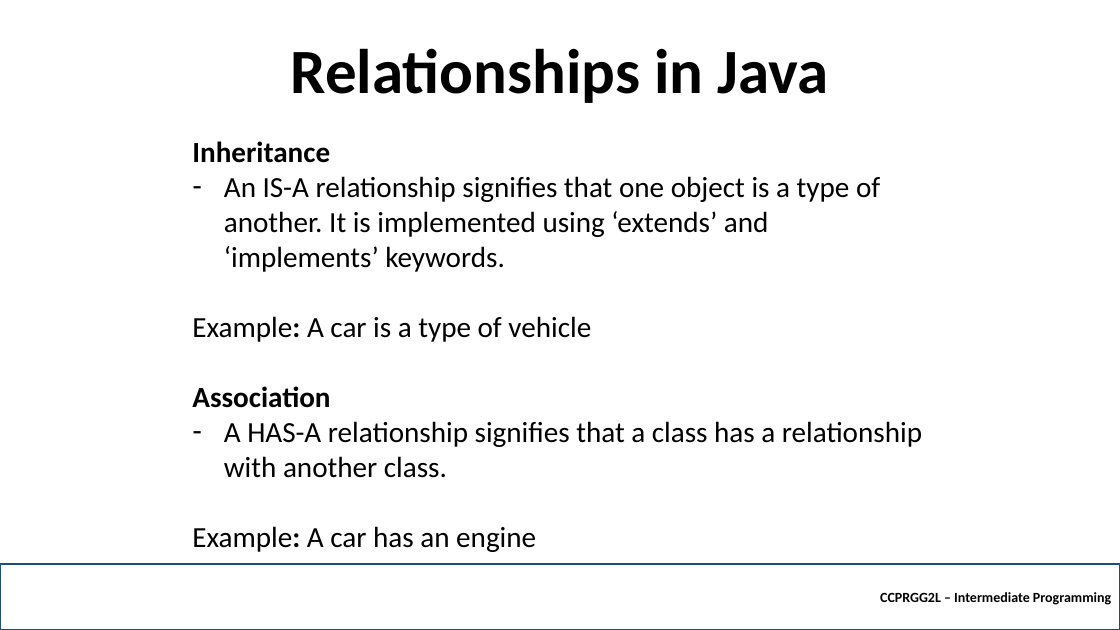
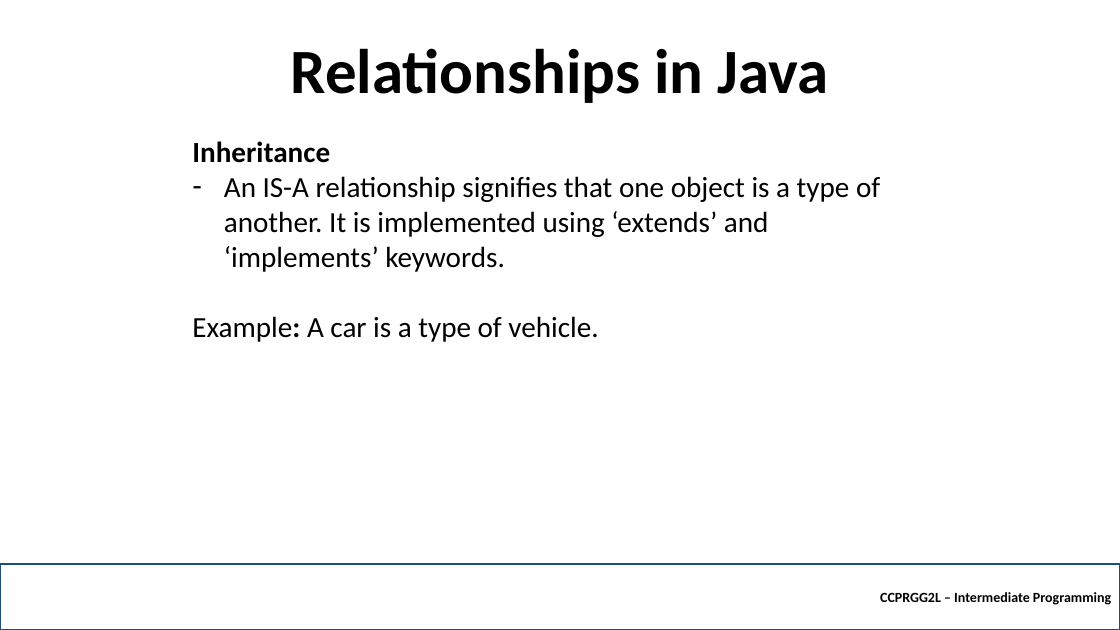
Before and after one commit to robitussin/CCPRGG2L, a slide deck: slide 4 of week_6/Composition.pptx. Drawn at 1120x630 pixels with LibreOffice and Linux fonts; fonts in the diff are those of the drawing; background and template pictures are left out. Boxes give left, top, right and bottom in pixels: in the first picture for what was removed or moved away, otherwise in the second. Text is boxed around its words. In the diff, an @@ line names an element or a change of style, - is before the commit and + after.

```diff
--- a/week_6/Composition.pptx
+++ b/week_6/Composition.pptx
@@ text at (192,316,598,342): text changed @@
-Example: A car is a type of vehicle
-Association
-– A HAS-A relationship signifies that a class has a relationship with another class.
-Example: A car has an engine
+Example: A car is a type of vehicle.
```
Also in this commit, not shown: 1 other slide changed, 1 slide added, 11 other files.
